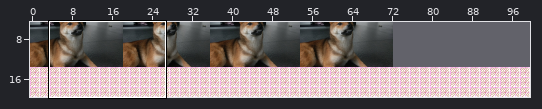
Two versions of a level (Tiled map, android/assets/levels/level0.tmx). Above: a wide view before the commit, with the close-up outlined.
Close-up. As it was:
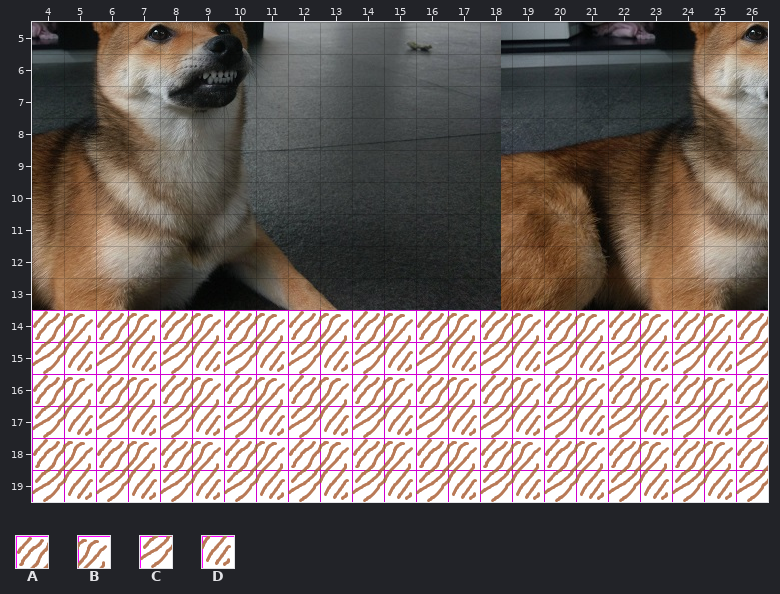
Cells are 32x32 px. Shown: x 4..26, y 5..19.
Key: from "spritesheet": A 0, B 1, C 16, D 17.
_ is an empty cell.
Layer "ground" before, first column x 4:
 5 _______________________
 6 _______________________
 7 _______________________
 8 _______________________
 9 _______________________
10 _______________________
11 _______________________
12 _______________________
13 _______________________
14 ABABABABABABABABABABABA
15 CDCDCDCDCDCDCDCDCDCDCDC
16 ABABABABABABABABABABABA
17 CDCDCDCDCDCDCDCDCDCDCDC
18 ABABABABABABABABABABABA
19 CDCDCDCDCDCDCDCDCDCDCDC
New version:
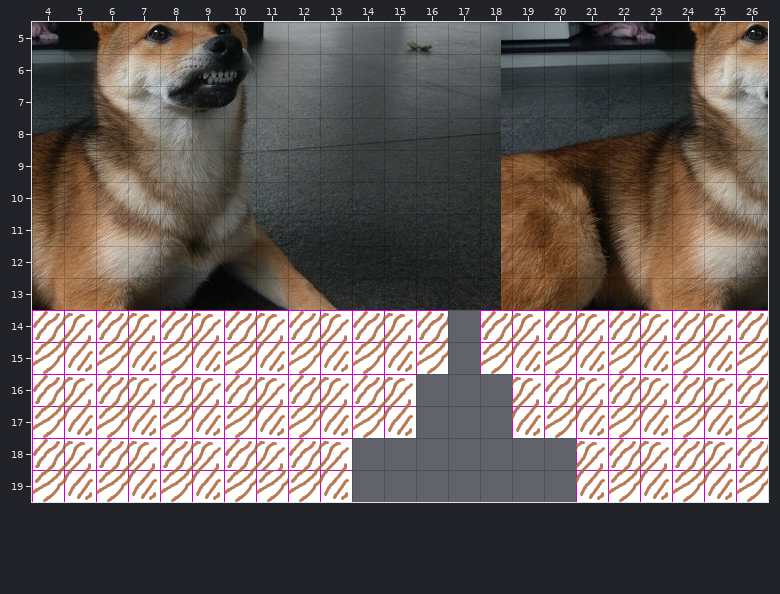
Commit message: Move player into level class
Change:
Changed rows in their new state; . is an unchanged cell.
Layer "ground":
first column x 11:
14 ......_...
15 ......_...
16 .....___..
17 .....___..
18 ..._______
19 C.._______
